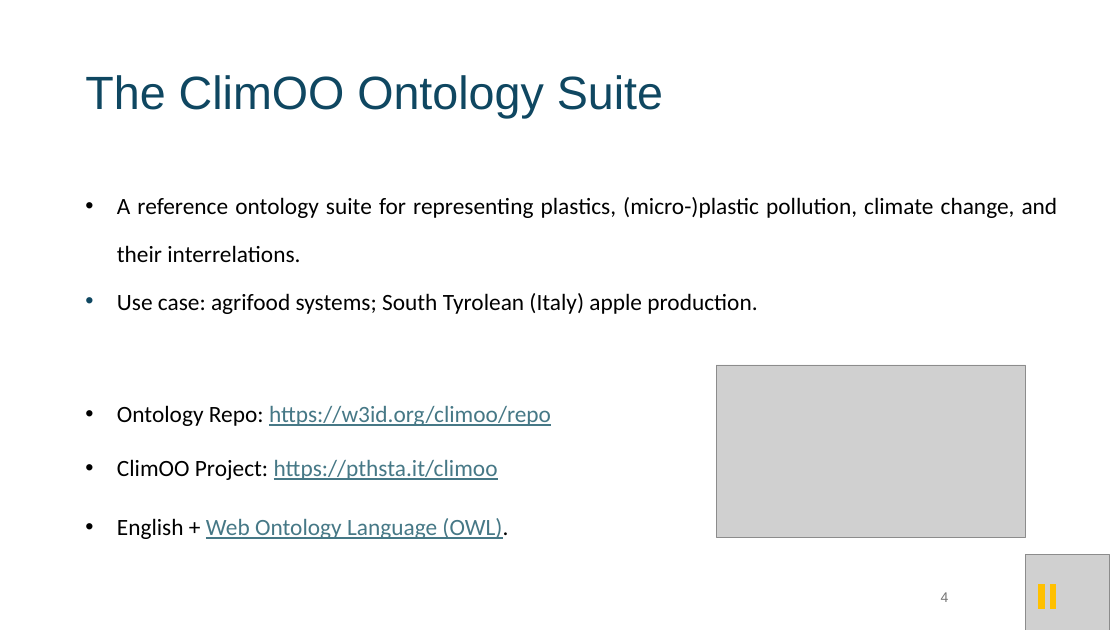
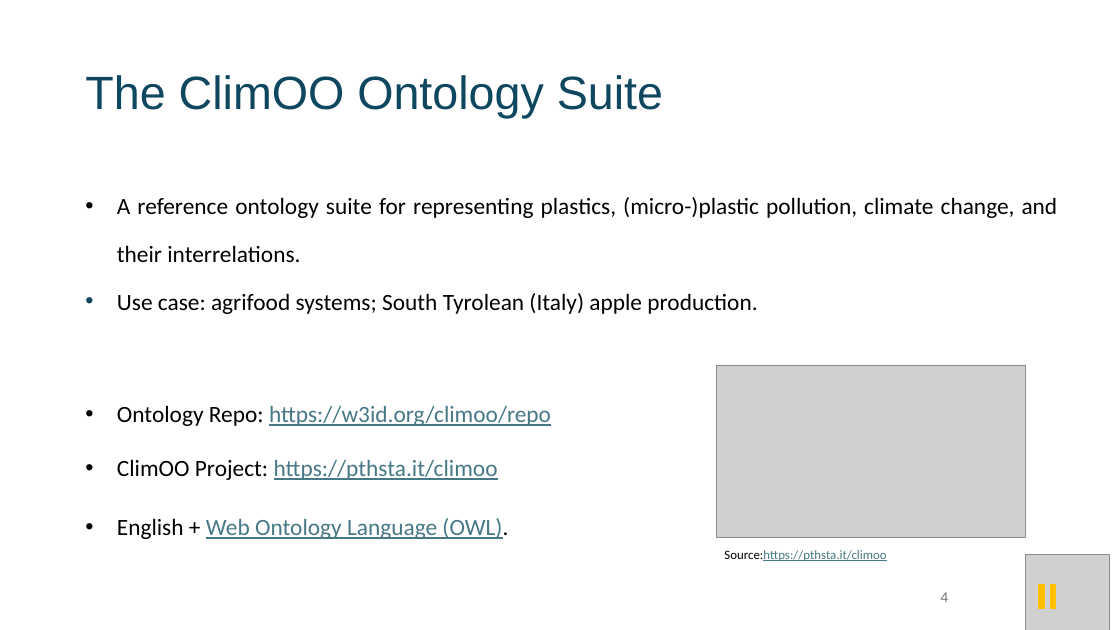
Before and after one commit to ClimOO/ClimOO-Ontology, a slide deck: slide 5 of ClimOO material/materials from ClimOO presentations/5th Ontologies4Chem Workshop/Presentation Ont4chem.pptx. Drawn at 1120x630 pixels with LibreOffice and Linux fonts; fonts in the diff are those of the drawing; grey boxes stand for pictures. Boxes give left, top, right and bottom in pixels: in the first picture for what was removed or moved away, otherwise in the second. Text is boxed around its words. In the diff, an @@ line names an element or a change of style, - is before the commit and + after.

```diff
--- a/ClimOO material/materials from ClimOO presentations/5th Ontologies4Chem Workshop/Presentation Ont4chem.pptx
+++ b/ClimOO material/materials from ClimOO presentations/5th Ontologies4Chem Workshop/Presentation Ont4chem.pptx
@@ text added at [724,550,886,561], 11 pt, text #467886, underline @@
+Source:https://pthsta.it/climoo
```
Also in this commit, not shown: 6 other slides changed, 1 other file.
